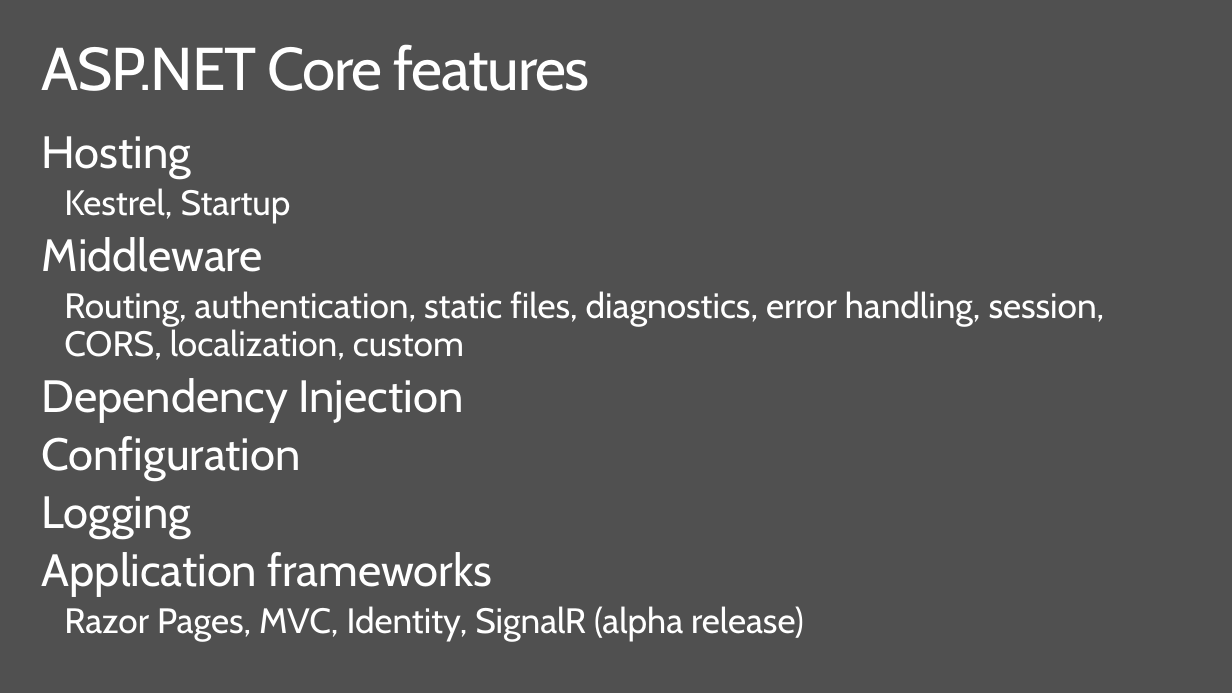
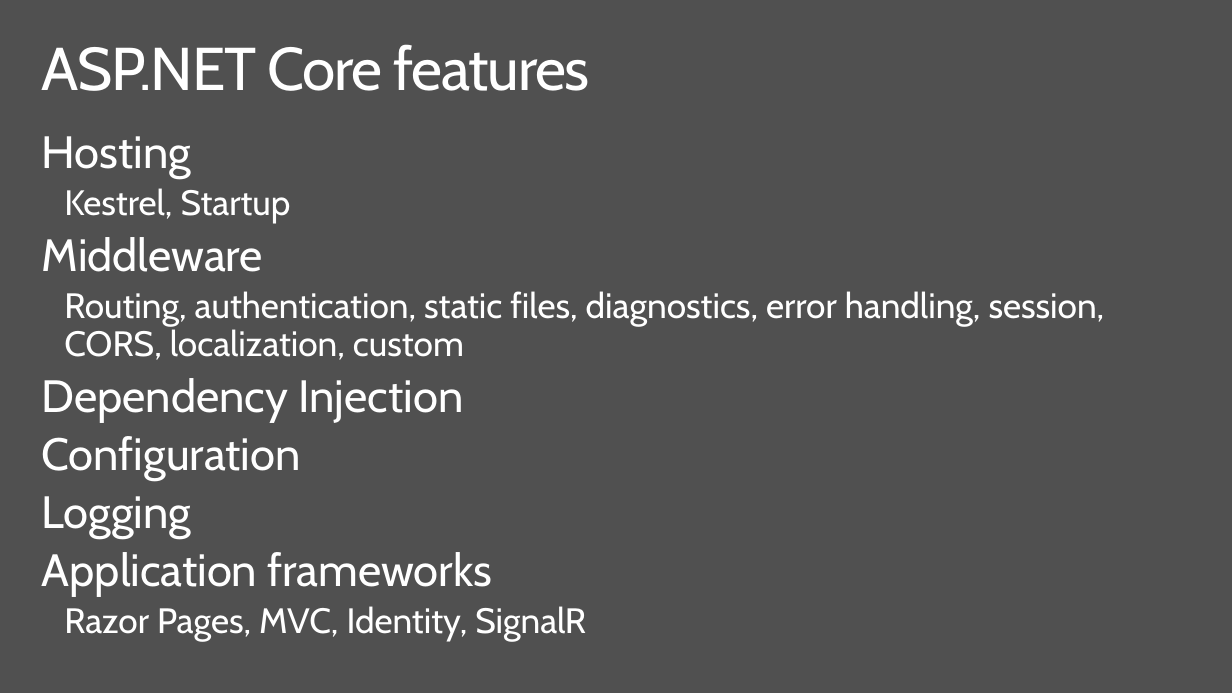
Before and after one commit to dotnet-presentations/dotnetcore-workshop, a slide deck: slide 3 of 2-Web-Dev/netcore-workshop-webdev.pptx. Drawn at 1232x693 pixels with LibreOffice and Linux fonts; fonts in the diff are those of the drawing; background and template pictures are left out. Boxes give left, top, right and bottom in pixels: in the first picture for what was removed or moved away, otherwise in the second. Text is boxed around its words. In the diff, an @@ line names an element or a change of style, - is before the commit and + after.

```diff
--- a/2-Web-Dev/netcore-workshop-webdev.pptx
+++ b/2-Web-Dev/netcore-workshop-webdev.pptx
@@ text at (64, 606, 586, 642): text changed @@
-  Razor Pages, MVC, Identity, SignalR (alpha release)
+  Razor Pages, MVC, Identity, SignalR
```
Also in this commit, not shown: 2 other files.
